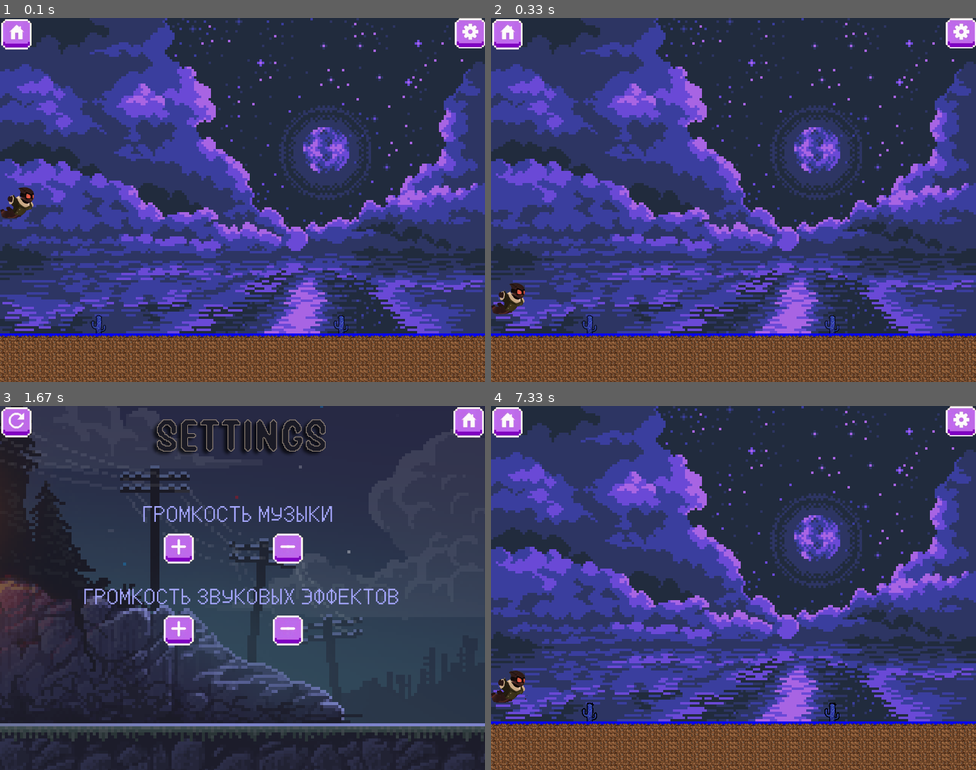
Above: before the commit, frames 1-4 (two rows, left to right).
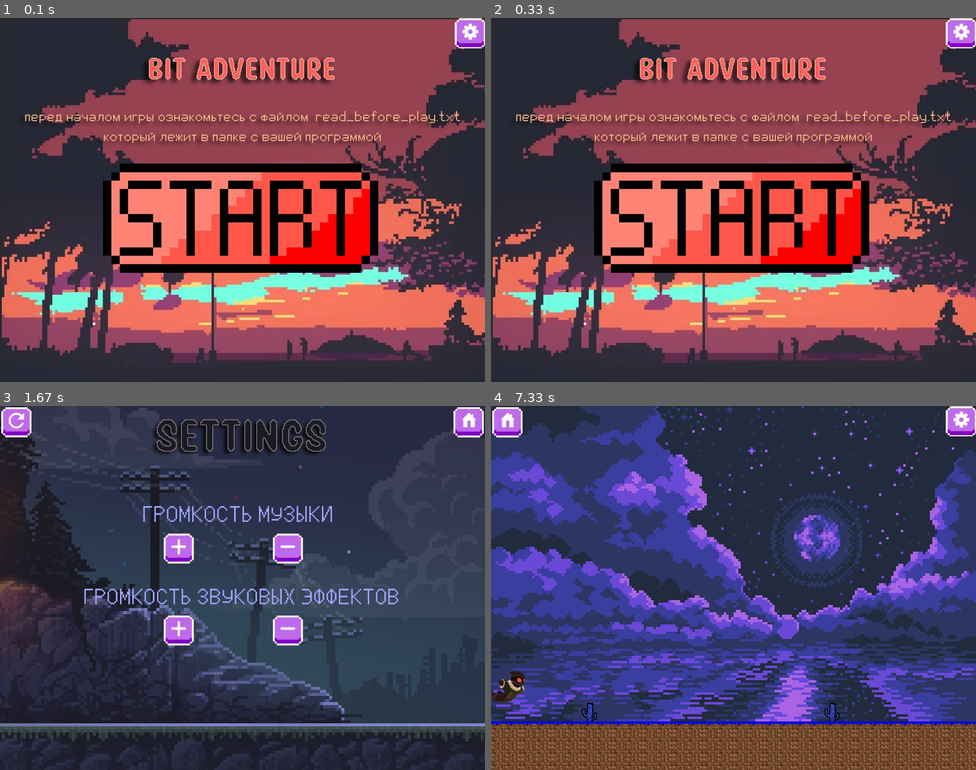
Above: after the commit, the same moments.

Repository: MaximBotkin/PyGame_project
Game: pygame game, started from main.py
Same seed, same stepped clock (60 frames per second), same inputs: the game is played once before the commit and once after it.
Inputs (mouse positions are in pixels of both pictures, inside the frame that each line leads up to):
- Up to frame 1 (0.1 s): no input
- Up to frame 2 (0.33 s): no input
- Up to frame 3 (1.67 s): press the mouse at (232, 638) at 0.37 s; move the mouse to (242, 668) at 0.47 s; release the mouse at (257, 697) at 0.6 s; hold Right 0.67-1.13 s; press the mouse at (140, 719) at 1.2 s; move the mouse to (218, 653) at 1.3 s; release the mouse at (295, 588) at 1.43 s; press the mouse at (470, 420) at 1.53 s; move the mouse to (271, 511) at 1.63 s
- Up to frame 4 (7.33 s): release the mouse at (558, 606) at 1.77 s; press the mouse at (670, 631) at 1.87 s; move the mouse to (617, 591) at 1.97 s; release the mouse at (568, 551) at 2.1 s; press the mouse at (670, 547) at 2.2 s; move the mouse to (636, 595) at 2.3 s; release the mouse at (597, 646) at 2.43 s; click (777, 631) at 2.55 s; press the mouse at (505, 420) at 2.87 s; move the mouse to (607, 435) at 2.97 s; release the mouse at (714, 453) at 3.1 s; press the mouse at (505, 420) at 3.2 s; move the mouse to (704, 500) at 3.3 s; release the mouse at (903, 584) at 3.43 s; press the mouse at (961, 420) at 3.53 s; move the mouse to (888, 456) at 3.63 s; release the mouse at (815, 493) at 3.77 s; press the mouse at (961, 420) at 3.87 s; move the mouse to (849, 471) at 3.97 s; release the mouse at (738, 518) at 4.1 s; press the mouse at (723, 638) at 4.2 s; move the mouse to (680, 551) at 4.3 s; release the mouse at (641, 464) at 4.43 s; hold Up 4.5-4.8 s; hold Right 4.83-5.3 s; press the mouse at (840, 719) at 5.37 s; move the mouse to (757, 679) at 5.47 s; release the mouse at (680, 638) at 5.6 s; press the mouse at (723, 638) at 5.7 s; move the mouse to (815, 668) at 5.8 s; release the mouse at (912, 693) at 5.93 s; hold Esc 6-6.53 s; hold Left 6-6.53 s; press the mouse at (777, 547) at 6.6 s; move the mouse to (699, 522) at 6.7 s; release the mouse at (621, 497) at 6.83 s; move the mouse to (505, 420) at 6.97 s; press the mouse at (505, 420) at 7 s; move the mouse to (597, 515) at 7.1 s; release the mouse at (689, 609) at 7.23 s; move the mouse to (505, 420) at 7.3 s

The runs differ from the first frame. In frame 1, 95% of the frame differs, in the area x 0-100%, y 0-100%; in frame 2, 95%; in frame 3, nothing differs; in frame 4, less than 0.1%.

Commit message:
добавлены звуки
звуки падения, нажатия кнопок + музыка победы и поражения

Diff:
--- a/main.py
+++ b/main.py
@@ -11,7 +11,7 @@
 screen = pygame.display.set_mode(size)
 pygame.display.set_caption('Bit Adventure')
 
-# инициалищируем pygame.Clock() и ставим 60 FPS
+# инициализируем pygame.Clock() и ставим 60 FPS
 FPS = 60
 clock = pygame.time.Clock()
 
@@ -24,12 +24,22 @@
 finish_group = pygame.sprite.Group()
 
 # вводим переменные громкости музыки и звуковых эффектов
-music_level = 0.5
+music_level = 0.1
 sound_effects_level = 0.5
+
 # играем непрерывную музыку
 pygame.mixer.music.load('data/sound_effects/music.wav')
 pygame.mixer.music.set_volume(music_level)
 pygame.mixer.music.play(loops=-1)
+
+# звук падения
+drop = pygame.mixer.Sound("data/sound_effects/drop.wav")
+# звук нажатия кнопки
+menu_up = pygame.mixer.Sound("data/sound_effects/menu-up.wav")
+# звук победы
+win_sound = pygame.mixer.Sound("data/sound_effects/win_music.wav")
+# звук поражения
+lose_sound = pygame.mixer.Sound("data/sound_effects/lose_music.wav")
 
 
 # функция загрузки изображения
@@ -117,7 +127,7 @@
 # Местоположение персонажа относительно экрана
 x_coord = 50
 y_coord = 100
-width_of_player = 61  # Размер спрайта в писелях ( ширина )
+width_of_player = 61  # Размер спрайта в пикселях ( ширина )
 height_of_player = 70  # Размер спрайта в пикселях ( высота )
 speed = 5
 
@@ -152,7 +162,6 @@
     # цикл стартового экрана
     while True:
         for event in pygame.event.get():
-            coord = pygame.mouse.get_pos()
             # screen.blit(cursor_img, coord)
             if event.type == pygame.QUIT:
                 # выходим из игры, если пользователь закрыл программу
@@ -162,8 +171,14 @@
             if event.type == pygame.MOUSEBUTTONDOWN:
                 # проверяем, куда нажал пользователь
                 if 750 <= event.pos[0] <= 800 and 0 <= event.pos[1] <= 50:
+                    # проигрываем звук нажатия кнопки
+                    menu_up.set_volume(sound_effects_level)
+                    menu_up.play()
                     settings_screen()
                 elif 130 <= event.pos[0] <= 630 and 200 <= event.pos[1] <= 575:
+                    # проигрываем звук нажатия кнопки
+                    menu_up.set_volume(sound_effects_level)
+                    menu_up.play()
                     main_screen()
         keys = pygame.key.get_pressed()
         if keys[pygame.K_ESCAPE]:
@@ -189,7 +204,7 @@
     screen.blit(buttons['minus_btn'], (450, 345))
     screen.blit(buttons['plus_btn'], (270, 345))
     # если пользователь, вышел из игры в настройки,
-    # то есть возможность вернуться назад с помозью одной кнопки "return"
+    # то есть возможность вернуться назад с помощью одной кнопки "return"
     if in_game:
         screen.blit(buttons['return_btn'], (2, 2))
 
@@ -199,28 +214,35 @@
             if event.type == pygame.QUIT:
                 # выходим из игры, если пользователь закрыл программу
                 terminate()
-            if event.type == pygame.MOUSEMOTION:
-                pass
-                # cursor.rect.topleft = event.pos
             if event.type == pygame.MOUSEBUTTONDOWN:
                 # проверяем, куда нажал пользователь
                 if 748 <= event.pos[0] <= 800 and 0 <= event.pos[1] <= 50:
+                    # проигрываем звук нажатия кнопки
+                    menu_up.set_volume(sound_effects_level)
+                    menu_up.play()
                     start_screen()
                 if in_game:
                     if 0 <= event.pos[0] <= 50 and 0 <= event.pos[1] <= 50:
+                        # проигрываем звук нажатия кнопки
+                        menu_up.set_volume(sound_effects_level)
+                        menu_up.play()
                         main_screen()
                 # если это одна из кнопок изменения звука,
                 # то изменяем переменные music_level или sound_effects_level соответственно нажатой кнопки
-                if 450 <= event.pos[0] <= 514 and 150 <= event.pos[1] <= 214:
-                    music_level -= 0.1
+                if 450 <= event.pos[0] <= 500 and 210 <= event.pos[1] <= 260:
+                    if music_level >= 0.1:
+                        music_level -= 0.1
                     pygame.mixer.music.set_volume(music_level)
-                if 270 <= event.pos[0] <= 334 and 150 <= event.pos[1] <= 214:
-                    music_level += 0.1
+                if 270 <= event.pos[0] <= 320 and 210 <= event.pos[1] <= 260:
+                    if music_level < 1:
+                        music_level += 0.1
                     pygame.mixer.music.set_volume(music_level)
-                if 450 <= event.pos[0] <= 514 and 350 <= event.pos[1] <= 414:
-                    sound_effects_level -= 0.1
-                if 270 <= event.pos[0] <= 334 and 350 <= event.pos[1] <= 414:
-                    sound_effects_level += 0.1
+                if 450 <= event.pos[0] <= 500 and 345 <= event.pos[1] <= 395:
+                    if sound_effects_level >= 0.1:
+                        sound_effects_level -= 0.1
+                if 270 <= event.pos[0] <= 320 and 345 <= event.pos[1] <= 395:
+                    if sound_effects_level < 1:
+                        sound_effects_level += 0.1
         keys = pygame.key.get_pressed()
         if keys[pygame.K_ESCAPE]:
             if in_game:
@@ -240,6 +262,10 @@
     screen.blit(buttons['previous_btn'], (210, 490))
     screen.blit(buttons['home_btn'], (550, 490))
     screen.blit(fon, (0, 0))
+    # включаем музыку поражения
+    pygame.mixer.music.pause()
+    lose_sound.set_volume(music_level)
+    lose_sound.play()
     # меняем координаты игрока на дефолтные
     x_coord = 100
     y_coord = 150
@@ -252,10 +278,21 @@
             elif event.type == pygame.MOUSEBUTTONDOWN:
                 # При нажатии кнокпки повтор, уровень загрузится заново
                 if 210 <= event.pos[0] <= 260 and 490 <= event.pos[1] <= 540:
+                    # проигрываем звук нажатия кнопки
+                    menu_up.set_volume(sound_effects_level)
+                    menu_up.play()
+                    # продолжаем играть музыку
+                    lose_sound.stop()
+                    pygame.mixer.music.unpause()
                     main_screen()
                     return
                 # При нажатии кнопки домой, появиться стартовый экран
                 elif 550 <= event.pos[0] <= 600 and 490 <= event.pos[1] <= 540:
+                    # проигрываем звук нажатия кнопки
+                    menu_up.set_volume(sound_effects_level)
+                    menu_up.play()
+                    # продолжаем играть музыку
+                    pygame.mixer.music.unpause()
                     start_screen()
                     return
         pygame.display.flip()
@@ -269,16 +306,26 @@
     screen.blit(buttons['next_btn'], (515, 430))
     screen.blit(buttons['previous_btn'], (215, 430))
     screen.blit(fon, (0, 0))
+    # включаем музыку победы
+    pygame.mixer.music.pause()
+    win_sound.set_volume(music_level)
+    win_sound.play()
     while True:
         for event in pygame.event.get():
             if event.type == pygame.QUIT:
                 terminate()
             elif event.type == pygame.MOUSEBUTTONDOWN:
-                # При нажатии кнокпки повтор, уровень загрузится заново
+                # При нажатии кнопки повтор, уровень загрузится заново
                 if 215 <= event.pos[0] <= 265 and 430 <= event.pos[1] <= 480:
+                    # проигрываем звук нажатия кнопки
+                    menu_up.set_volume(sound_effects_level)
+                    menu_up.play()
+                    # продолжаем играть музыку
+                    win_sound.stop()
+                    pygame.mixer.music.unpause()
                     main_screen()
                     return
-                # При нажатии кнопки далее загрузится слелующий уровень
+                # При нажатии кнопки далее загрузится следующий уровень
                 # elif 490 <= event.pos[0] <= 540 and 490 <= event.pos[1] <= 540:
                 # next_level()
         pygame.display.flip()
@@ -357,9 +404,8 @@
             win_screen()
         # если игрок провалится, то также появляется экран поражения
         if y_coord > 600:
-            pass
-            # self.kill()
-            # lose_screen()
+            self.kill()
+            lose_screen()
         # игрок падает, не столкнётся с блоком
         if pygame.sprite.spritecollideany(self, tiles_group) is None and not jump:
             is_flying = True
@@ -421,7 +467,7 @@
     return pygame.Rect(width_of_obj, height_of_obj, w, h)
 
 
-# фцнкция генерации уровня с .txt файла
+# функция генерации уровня с .txt файла
 def generate_level():
     # инициализируем переменные
     global x_coord, y_coord
@@ -486,14 +532,21 @@
             if event.type == pygame.MOUSEBUTTONDOWN:
                 # проверяем, куда нажал пользователь
                 if 750 <= event.pos[0] <= 800 and 0 <= event.pos[1] <= 50:
+                    # проигрываем звук нажатия кнопки
+                    menu_up.set_volume(sound_effects_level)
+                    menu_up.play()
                     player.kill()
                     settings_screen(True)
                 elif 0 <= event.pos[0] <= 50 and 0 <= event.pos[1] <= 50:
+                    # проигрываем звук нажатия кнопки
+                    menu_up.set_volume(sound_effects_level)
+                    menu_up.play()
                     player.kill()
                     start_screen()
         keys = pygame.key.get_pressed()
         if keys[pygame.K_ESCAPE]:
             # выход в настройки клавишей ESCAPE
+            player.kill()
             settings_screen(True)
         if keys[pygame.K_LEFT] and x_coord > 5:
             x_coord -= speed
@@ -524,6 +577,8 @@
             if jump_height < 0:
                 if pygame.sprite.spritecollideany(player, tiles_group):
                     # игрок столкнулся с другим спрайтом
+                    drop.set_volume(sound_effects_level)
+                    drop.play()
                     y_coord = pygame.sprite.spritecollideany(player, tiles_group).rect[1] - width_of_player - 6
                     jump = False
                     jump_height = 10
@@ -535,6 +590,8 @@
             if pygame.sprite.spritecollideany(player, tiles_group):
                 # если столкнулся с землёй, то оставляем его там
                 y_coord = pygame.sprite.spritecollideany(player, tiles_group).rect[1] - width_of_player - 6
+                drop.set_volume(sound_effects_level)
+                drop.play()
                 jump_height = 10
                 is_flying = False
             else:
@@ -557,4 +614,4 @@
 
 # открываем игру с главного экрана
 if __name__ == '__main__':
-    main_screen()
+    start_screen()
